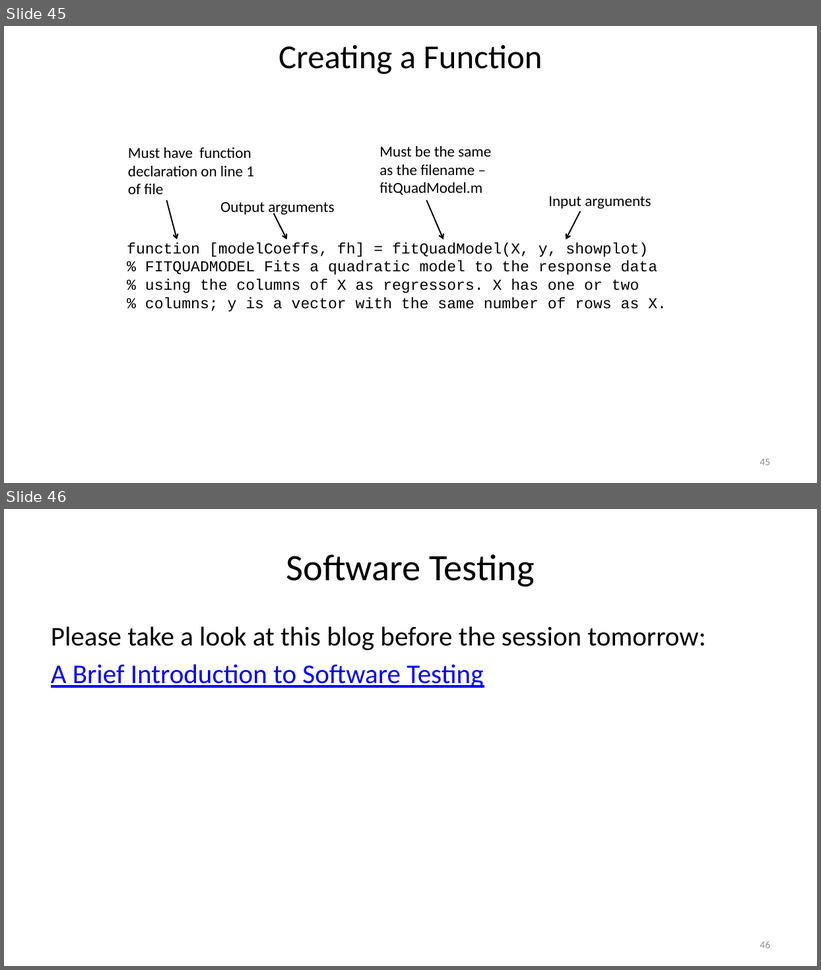
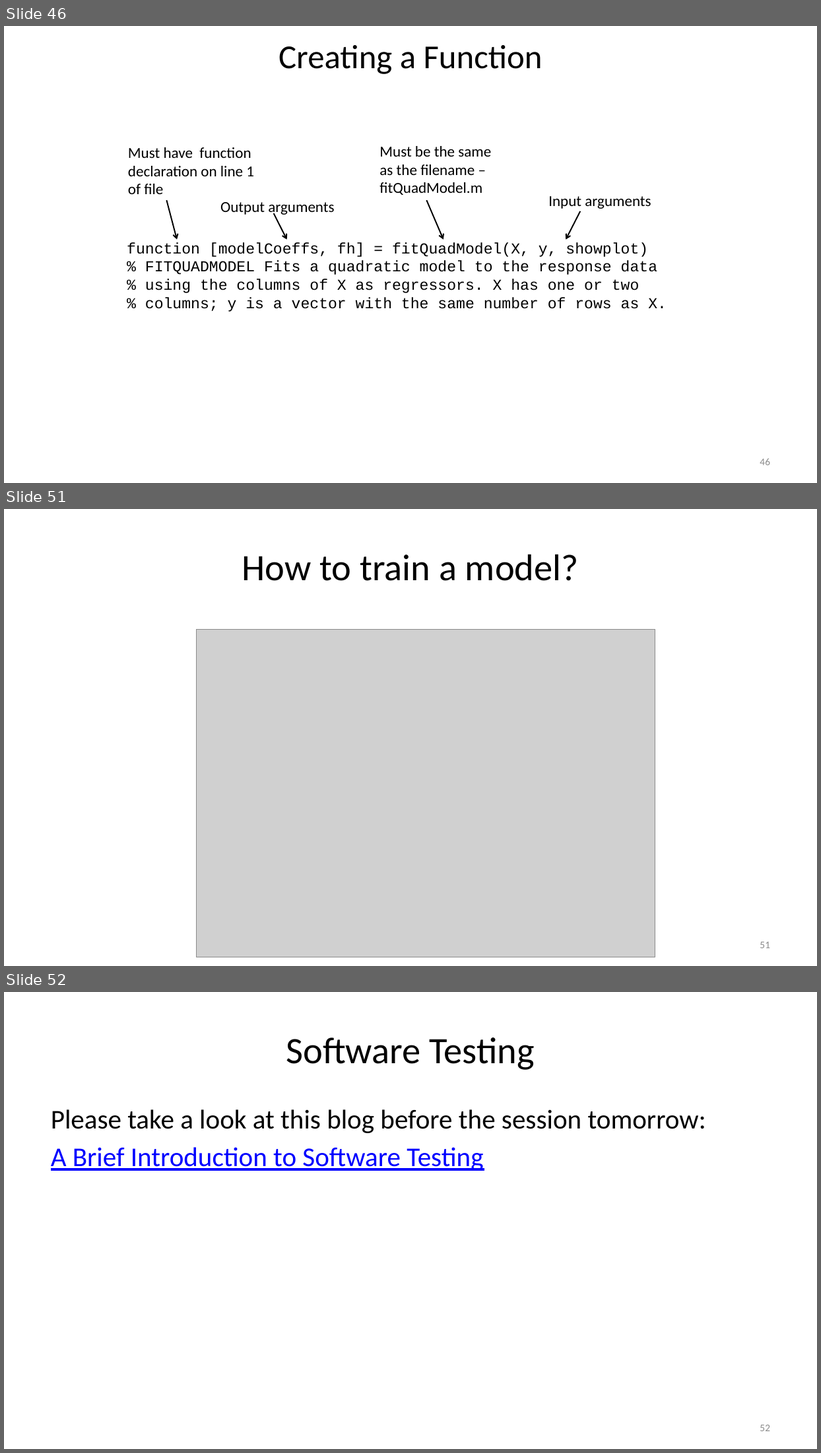
Before and after one commit to louisepb/Nottingham_Workshop, a slide deck: InstructorMaterials/Best Practices for Software Development using MATLAB.pptx. Shown one above the other, each under a label of ours: slides 45 and 46 before the commit, slides 46, 51 and 52 after it; the slides between them are not shown. The pictures are 821x970 and 821x1453 pixels, drawn with LibreOffice and Linux fonts; fonts in the diff are those of the drawing; grey boxes stand for pictures. Boxes give left, top, right and bottom in pixels: in the first picture for what was removed or moved away, otherwise in the second. Text is boxed around its words. In the diff, an @@ line names an element or a change of style, - is before the commit and + after.

```diff
--- a/InstructorMaterials/Best Practices for Software Development using MATLAB.pptx
+++ b/InstructorMaterials/Best Practices for Software Development using MATLAB.pptx
@@ slide 51 added at (x1=4, y1=509, x2=817, y2=966), background #FFFFFF @@
@@ title added at (x1=242, y1=554, x2=579, y2=581), 44 pt, text #000000 @@
+How to train a model?
@@ picture added at (x1=197, y1=629, x2=655, y2=957) @@
@@ page number added at (x1=760, y1=942, x2=770, y2=949), 12 pt, text #8C8C8C @@
+51
@@ what was slide 45 is now slide 46 @@
@@ page number at (x1=760, y1=458, x2=770, y2=466): text changed @@
-45
+46
@@ what was slide 46 is now slide 52 @@
@@ page number at (x1=760, y1=1425, x2=770, y2=1432): text changed @@
-46
+52
```
Also in this commit, not shown: 5 other slides added.
